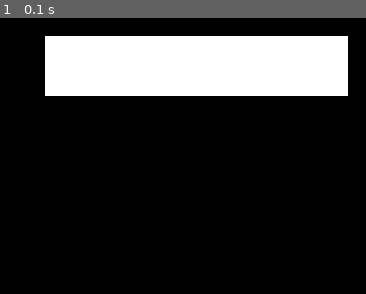
Above: before the commit, frame 1.
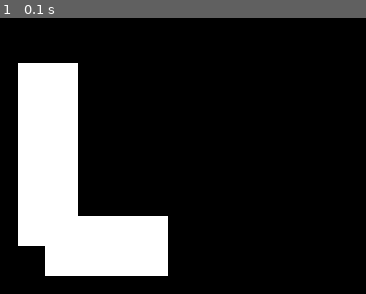
Above: after the commit, the same moment.

Repository: fjasdlfadsjklds/PyGame-snake
Game: pygame game, started from main.py
Same seed, same stepped clock (60 frames per second), same inputs: the game is played once before the commit and once after it.
Inputs:
- Up to frame 1 (0.1 s): no input

The runs differ from the first frame. In frame 1, 33% of the frame differs, in the area x 4-96%, y 6-94%.

Commit message:
Changed to lines()

Diff:
--- a/main.py
+++ b/main.py
@@ -10,18 +10,21 @@
     pygame.init()
     (width, height) = (600, 600)
 
-    snake_position = (4,6)
-    snake_length = 5
     scale_factor = 20
-    snake_width = 1
+    snake_positions = [(4,6),(4,7),(4,8),(4,9),(5,9),(6,9)]
+    snake_absolute_positions = list()
+    for position in snake_positions:
+        snake_absolute_positions.append((position[0] * scale_factor, position[1] * scale_factor))
+    # snake_length = 5
+
 
     screen = pygame.display.set_mode((width, height))
-    pygame.draw.line(
+    pygame.draw.lines(
         screen,
         (255,255,255),
-        get_absolute_coordinates(snake_position[0], snake_position[1], scale_factor),
-        get_absolute_coordinates(snake_position[0]+snake_length, snake_position[1], scale_factor),
-        snake_width * scale_factor
+        False,
+        snake_absolute_positions,
+        scale_factor
     )
     pygame.display.flip()
     running = True
